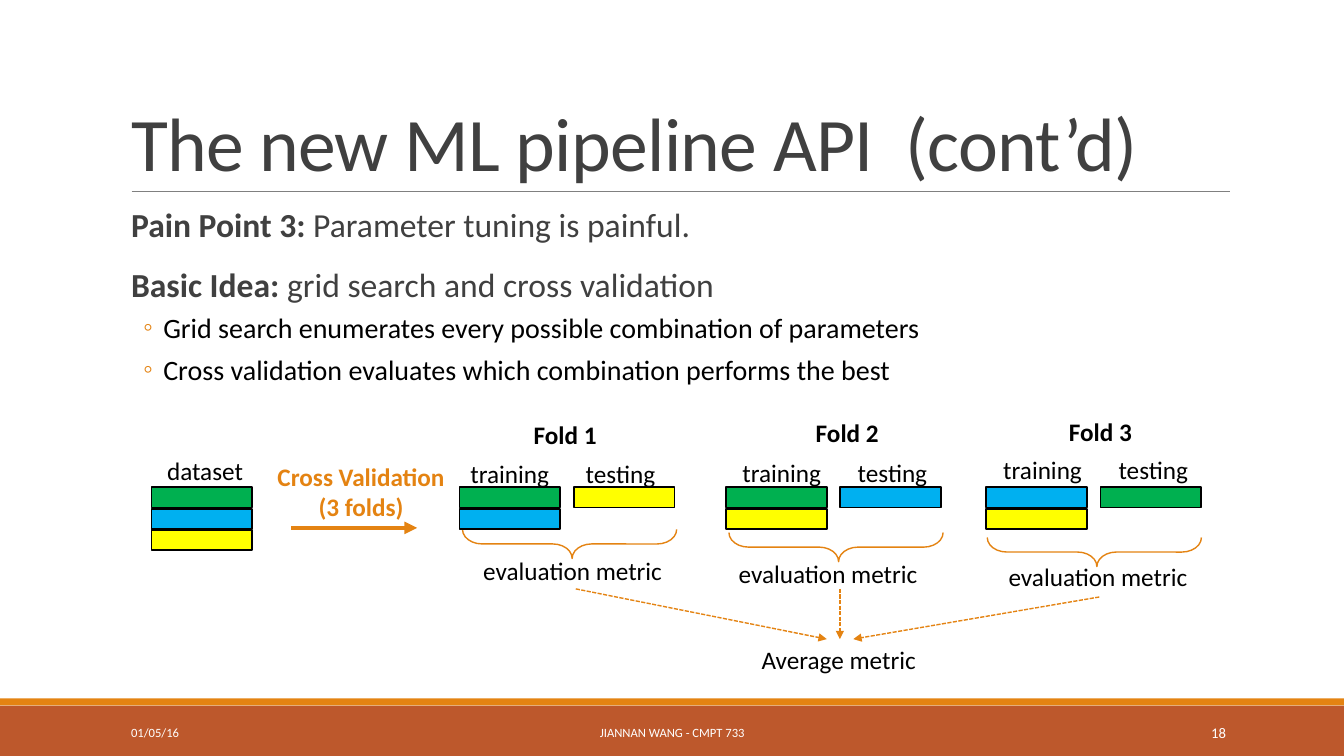
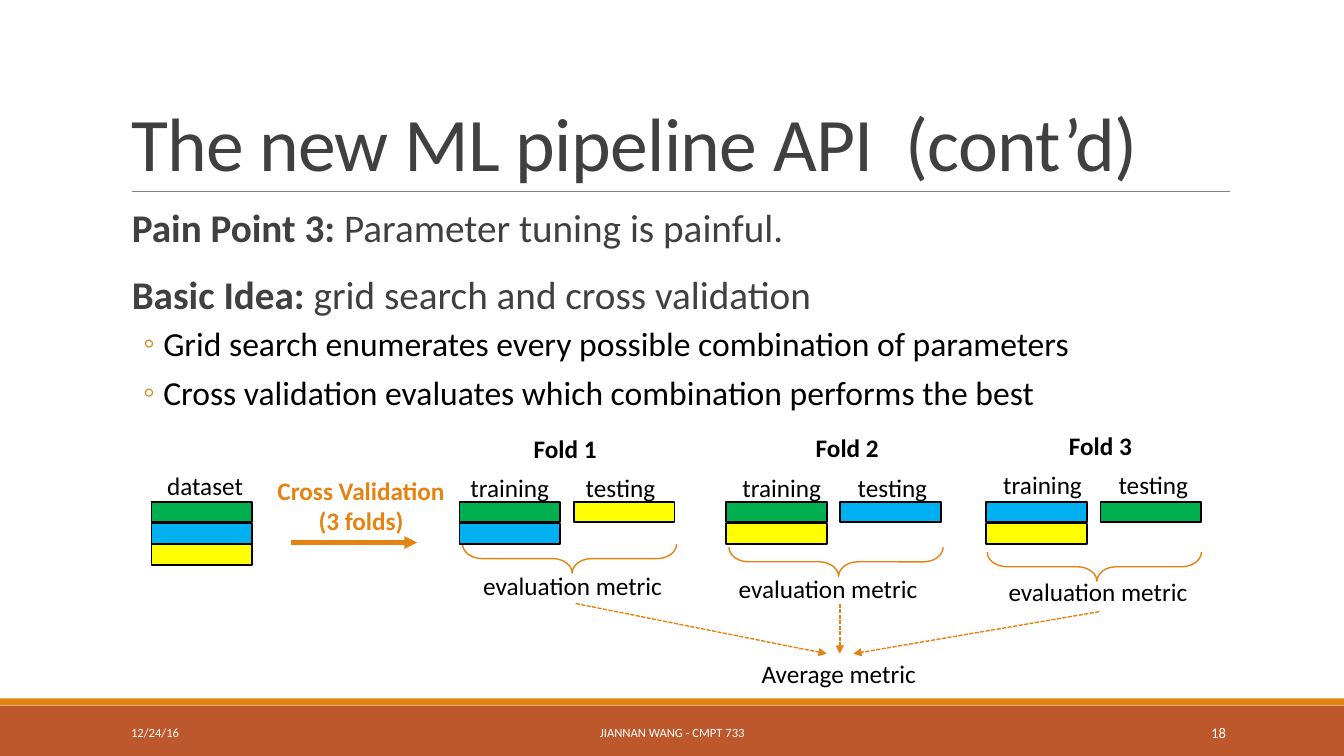
Before and after one commit to ZhensongQian/cmpt733, a slide deck: slide 18 of Lectures/Lec1/lec1-2.pptx. Drawn at 1344x756 pixels with LibreOffice and Linux fonts; fonts in the diff are those of the drawing. Boxes give left, top, right and bottom in pixels: in the first picture for what was removed or moved away, otherwise in the second. Text is boxed around its words. In the diff, an @@ line names an element or a change of style, - is before the commit and + after.

```diff
--- a/Lectures/Lec1/lec1-2.pptx
+++ b/Lectures/Lec1/lec1-2.pptx
@@ text "Pain Point 3: Parameter tuning ..." at (x1=132, y1=214, x2=1069, y2=411): size 24 to 28 pt in "Pain Point 3: Parameter tuning is painful.", "Basic Idea: grid search and cross validation"; size 20 to 24 pt in "Grid search enumerates every possible combination of ...", "Cross validation evaluates which combination performs the ..." @@
@@ 15 texts, 12 rectangles, 4 arrows, 3 right braces moved together from (x1=151, y1=423, x2=1202, y2=674) to (x1=151, y1=437, x2=1202, y2=688) @@
@@ text at (x1=131, y1=728, x2=179, y2=738): text changed @@
-01/05/16
+12/24/16
```
Also in this commit, not shown: 19 other slides changed, 2 other files.
